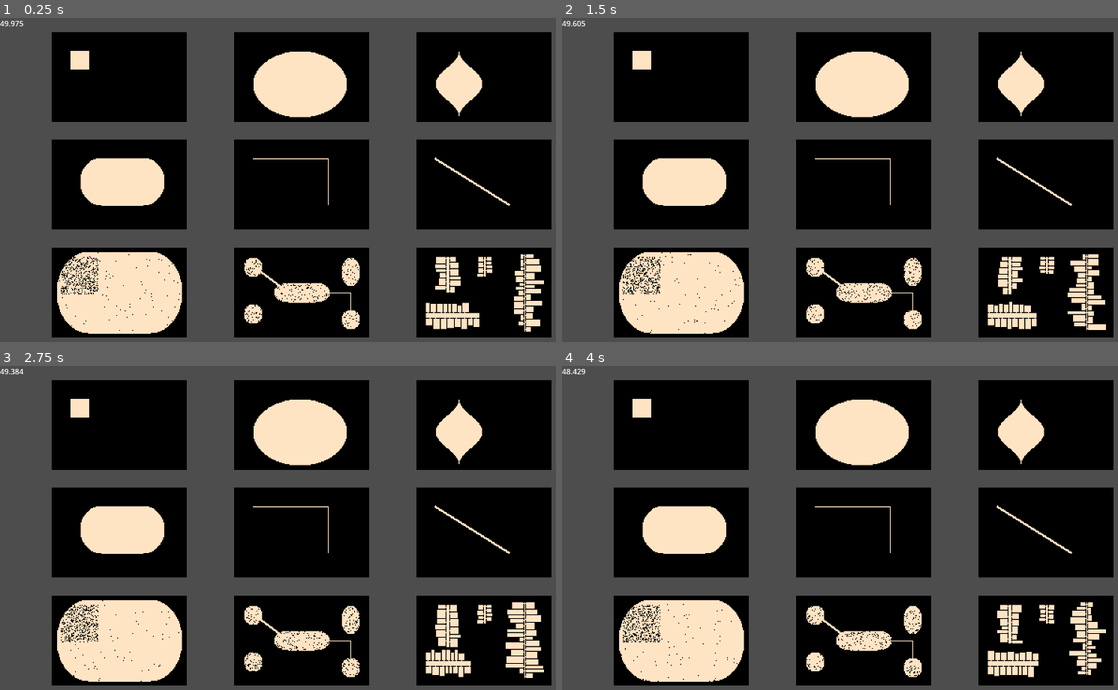
Above: before the commit, frames 1-4 (two rows, left to right).
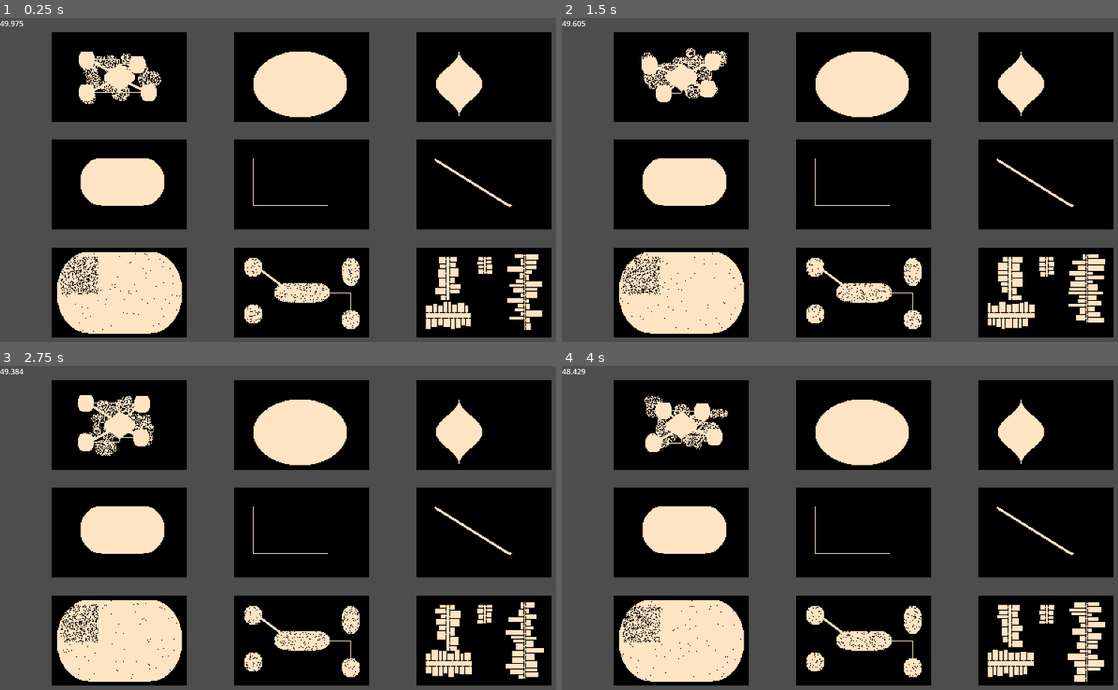
Above: after the commit, the same moments.

Repository: langel/ipsylial
Game: Godot game, scene res://scenes/9_level_dungeon_gen.tscn
Same seed, same stepped clock (60 frames per second), same inputs: the game is played once before the commit and once after it.
Inputs (mouse positions are in pixels of both pictures, inside the frame that each line leads up to):
- Up to frame 1 (0.25 s): no input
- Up to frame 2 (1.5 s): tap Enter at 0.5 s; move the mouse to (995, 170) at 0.52 s; hold D (move_right) 0.53-1.28 s; tap Space (space) at 0.6, 1.25, 1.35 s; move the mouse to (739, 202) at 1.27 s; hold S (move_down) from 1.28 s (still down)
- Up to frame 3 (2.75 s): tap Enter at 2 s; move the mouse to (361, 459) at 2.02 s; release S (move_down) at 2.03 s; hold D (move_right) from 2.03 s (still down); tap Mouse wheel up (zoom_in) at 2.1 s; tap Space (space) at 2.3 s
- Up to frame 4 (4 s): tap Space (space) at 2.75, 3.05, 3.6 s; move the mouse to (834, 602) at 2.77 s; release D (move_right) at 2.78 s; hold W (move_up) 2.78-3.53 s; tap Mouse wheel down (zoom_out) at 2.85 s; tap Enter at 3.5 s; move the mouse to (1040, 586) at 3.52 s; hold A (move_left) from 3.53 s (still down)

The runs differ from the first frame. In frame 1, 4.0% of the frame differs, in the area x 10-98%, y 10-97%; in frame 2, 4.1%; in frame 3, 4.1%; in frame 4, 4.1%, in the area x 10-98%, y 9-98%.

Commit message:
carve path and corridor rewrites

Diff:
--- a/project.godot
+++ b/project.godot
@@ -77,6 +77,7 @@
 space={
 "deadzone": 0.5,
 "events": [Object(InputEventKey,"resource_local_to_scene":false,"resource_name":"","device":-1,"window_id":0,"alt_press …(191 unchanged characters)…
+, Object(InputEventKey,"resource_local_to_scene":false,"resource_name":"","device":-1,"window_id":0,"alt_pressed":false,"shift_pressed":false,"ctrl_pressed":false,"meta_pressed":false,"pressed":false,"keycode":0,"physical_keycode":4194336,"key_label":0,"unicode":0,"location":0,"echo":false,"script":null)
 ]
 }
 
--- a/scripts/dungeon.gd
+++ b/scripts/dungeon.gd
@@ -14,6 +14,10 @@
 func rng_next_int() -> int:
 	pos += 1
 	return rng.rng(pos, seedval)
+
+func rngmod(mod) -> int:
+	pos += 1
+	return rng.rng(pos, seedval)%int(mod)
 
 func data_write(data: Array, x: int, y: int, val: int):
 	if (x >= 0 and x < width and y >= 0 and y < height):
@@ -30,8 +34,40 @@
 	return data
 
 func gen_terrain(data: Array):
-	# level 1
-	level_carve_rect(data[0], Rect2(20, 20, 20, 20))
+	var stairs = []
+	var x = 0 # scratch registers
+	var y = 0
+	var s = 0
+	# level 1 - outside - walls are trees and flowers
+	push_warning('level 1')
+	for i in 19:  #19
+		x = rngmod(width/2)+width/5
+		y = rngmod(height/2)+height/6
+		level_carve_elipse(data[0], Rect2(x, y, rngmod(width/8)+width/16, rngmod(height/8)+width/16))
+	level_add_rubble(data[0], Rect2(0, 0, width, height), 7878)
+	level_carve_ovoid(data[0], Rect2(width/2-17,height/2-17,34,34))
+	# stair spaces
+	s = 17
+	x = width/5 + rngmod(width/8)
+	y = height/6 + rngmod(height/8)
+	level_carve_rounded(data[0], Rect2(x, y, s, s))
+	level_carve_path(data[0], Vector2(x+s/2, y+s/2), Vector2(width/2, height/2))
+	level_carve_corridor(data[0], Vector2(x+s/2, y+s/2), Vector2(width/2, height/2))
+	x = width - width/5 - rngmod(width/8) - s
+	y = height/6 + rngmod(height/8)
+	level_carve_rounded(data[0], Rect2(x, y, s, s))
+	level_carve_path(data[0], Vector2(x+s/2, y+s/2), Vector2(width/2, height/2))
+	level_carve_corridor(data[0], Vector2(x+s/2, y+s/2), Vector2(width/2, height/2))
+	x = width/5 + rngmod(width/8)
+	y = height - height/6 - rngmod(height/8) - s
+	level_carve_rounded(data[0], Rect2(x, y, s, s))
+	level_carve_path(data[0], Vector2(x+s/2, y+s/2), Vector2(width/2, height/2))
+	level_carve_corridor(data[0], Vector2(x+s/2, y+s/2), Vector2(width/2, height/2))
+	x = width - width/5 - rngmod(width/8) - s
+	y = height - height/6 - rngmod(height/8) - s
+	level_carve_rounded(data[0], Rect2(x, y, s, s))
+	level_carve_path(data[0], Vector2(x+s/2, y+s/2), Vector2(width/2, height/2))
+	level_carve_corridor(data[0], Vector2(x+s/2, y+s/2), Vector2(width/2, height/2))
 	# level 2
 	level_carve_elipse(data[1], Rect2(20,20,100,70))
 	# level 3
@@ -101,66 +137,45 @@
 			data_write(data, x+rect.position.x, y+rect.position.y, 1)
 
 func level_carve_path(data: Array, start: Vector2, end: Vector2):
-	var x_start
-	var x_end
-	var y_start
-	var y_end
 	if (start.x < end.x):
-		x_start = start.x
-		x_end = end.x
+		for x in (end.x - start.x):
+			data_write(data, x + start.x, start.y, 1)
 	else:
-		x_start = end.x
-		x_end = start.x
+		for x in (start.x - end.x):
+			data_write(data, x + end.x, start.y, 1)
 	if (start.y < end.y):
-		y_start = start.y
-		y_end = end.y
+		for y in (end.y - start.y):
+			data_write(data, end.x, y + start.y, 1)
 	else:
-		y_start = end.y
-		y_end = start.y
-	for x in (x_end - x_start):
-		data[x + x_start][y_start] = 1
-	for y in (y_end - y_start):
-		data[x_end][y + y_start] = 1
+		for y in (start.y - end.y):
+			data_write(data, end.x, y + end.y, 1)
 
 func level_carve_corridor(data: Array, start: Vector2, end: Vector2):
-	var x_start
-	var x_end
-	var y_start
-	var y_end
-	if (start.x < end.x):
-		x_start = start.x
-		x_end = end.x
-	else:
-		x_start = end.x
-		x_end = start.x
-	if (start.y < end.y):
-		y_start = start.y
-		y_end = end.y
-	else:
-		y_start = end.y
-		y_end = start.y
-	var x_dist = x_end - x_start
-	var y_dist = y_end - y_start
-	var ratio = float(x_dist) / float(y_dist)
-	push_warning(ratio)
-	if (ratio < 1.0 and ratio != 0):
-		var y_pos = float(y_start)
-		for x in (x_end - x_start):
-			data[x + x_start][int(y_pos)] = 1;
-			data[x + x_start + 1][int(y_pos)] = 1;
-			data[x + x_start - 1][int(y_pos)] = 1;
-			data[x + x_start][int(y_pos) + 1] = 1;
-			data[x + x_start][int(y_pos) - 1] = 1;
-			y_pos += ratio
-	else:
-		var x_pos = float(x_start)
-		for y in (y_end - y_start):
-			data[int(x_pos)][y + y_start] = 1;
-			data[int(x_pos) + 1][y + y_start] = 1;
-			data[int(x_pos) - 1][y + y_start] = 1;
-			data[int(x_pos)][y + y_start + 1] = 1;
-			data[int(x_pos)][y + y_start - 1] = 1;
-			x_pos += ratio
+	var dx = abs(end.x - start.x)
+	var dy = -abs(end.y - start.y)
+	var sx = 1 if start.x < end.x else -1
+	var sy = 1 if start.y < end.y else -1
+	var x = start.x
+	var y = start.y
+	var err = dx - dy
+	while true:
+		data_write(data, x, y, 1)
+		data_write(data, x+1, y, 1)
+		data_write(data, x-1, y, 1)
+		data_write(data, x, y+1, 1)
+		data_write(data, x, y-1, 1)
+		var e2 = err * 2
+		if e2 > dy:
+			if x == end.x:
+				break
+			err += dy
+			x += sx
+		if e2 < dx:
+			if y == end.y:
+				break
+			err += dx
+			y += sy
+	return
 
 func level_add_rubble(data: Array, rect: Rect2, amount: int):
 	for i in amount:
@@ -177,7 +192,7 @@
 			var room_h = room_min.y + (rng_next_int()%int(room_rng.y))
 			var room = Rect2(start.x - 1 - room_w, start.y + pos, room_w, room_h)
 			level_carve_rect(data, room)
-			data[room.position.x + room_w][room.position.y + rng_next_int()%int(room_h-2)+1] = 1; # door
+			data_write(data, room.position.x + room_w, room.position.y + rng_next_int()%int(room_h-2)+1, 1) # door
 			pos += room_h + 1
 		max_y = pos
 		# do west rooms
@@ -187,7 +202,7 @@
 			var room_h = room_min.y + (rng_next_int()%int(room_rng.y))
 			var room = Rect2(start.x + hall_width + 1, start.y + pos, room_w, room_h)
 			level_carve_rect(data, room)
-			data[room.position.x - 1][room.position.y + rng_next_int()%int(room_h-2)+1] = 1; # door
+			data_write(data, room.position.x - 1, room.position.y + rng_next_int()%int(room_h-2)+1, 1) # door
 			pos += room_h + 1
 		# tie them together
 		if (max_y < pos):
@@ -202,7 +217,7 @@
 			var room_h = room_min.y + (rng_next_int()%int(room_rng.y))
 			var room = Rect2(start.x + pos, start.y - room_h - 1, room_w, room_h)
 			level_carve_rect(data, room)
-			data[room.position.x + rng_next_int()%int(room_w-2)+1][room.position.y + room_h] = 1; # door
+			data_write(data, room.position.x + rng_next_int()%int(room_w-2)+1, room.position.y + room_h, 1) # door
 			pos += room_w + 1
 		max_x = pos
 		# do south rooms
@@ -212,7 +227,7 @@
 			var room_h = room_min.y + (rng_next_int()%int(room_rng.y))
 			var room = Rect2(start.x + pos, start.y + hall_width + 1, room_w, room_h)
 			level_carve_rect(data, room)
-			data[room.position.x + rng_next_int()%int(room_w-2)+1][room.position.y - 1] = 1; # door
+			data_write(data, room.position.x + rng_next_int()%int(room_w-2)+1, room.position.y - 1, 1) # door
 			pos += room_w + 1
 		# tie them together
 		if (max_x < pos):
